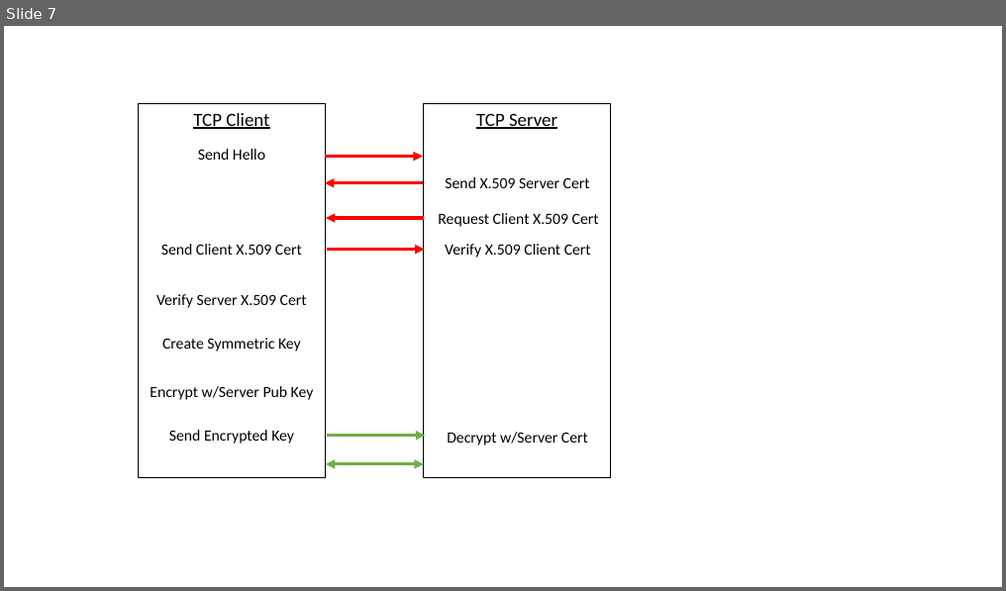
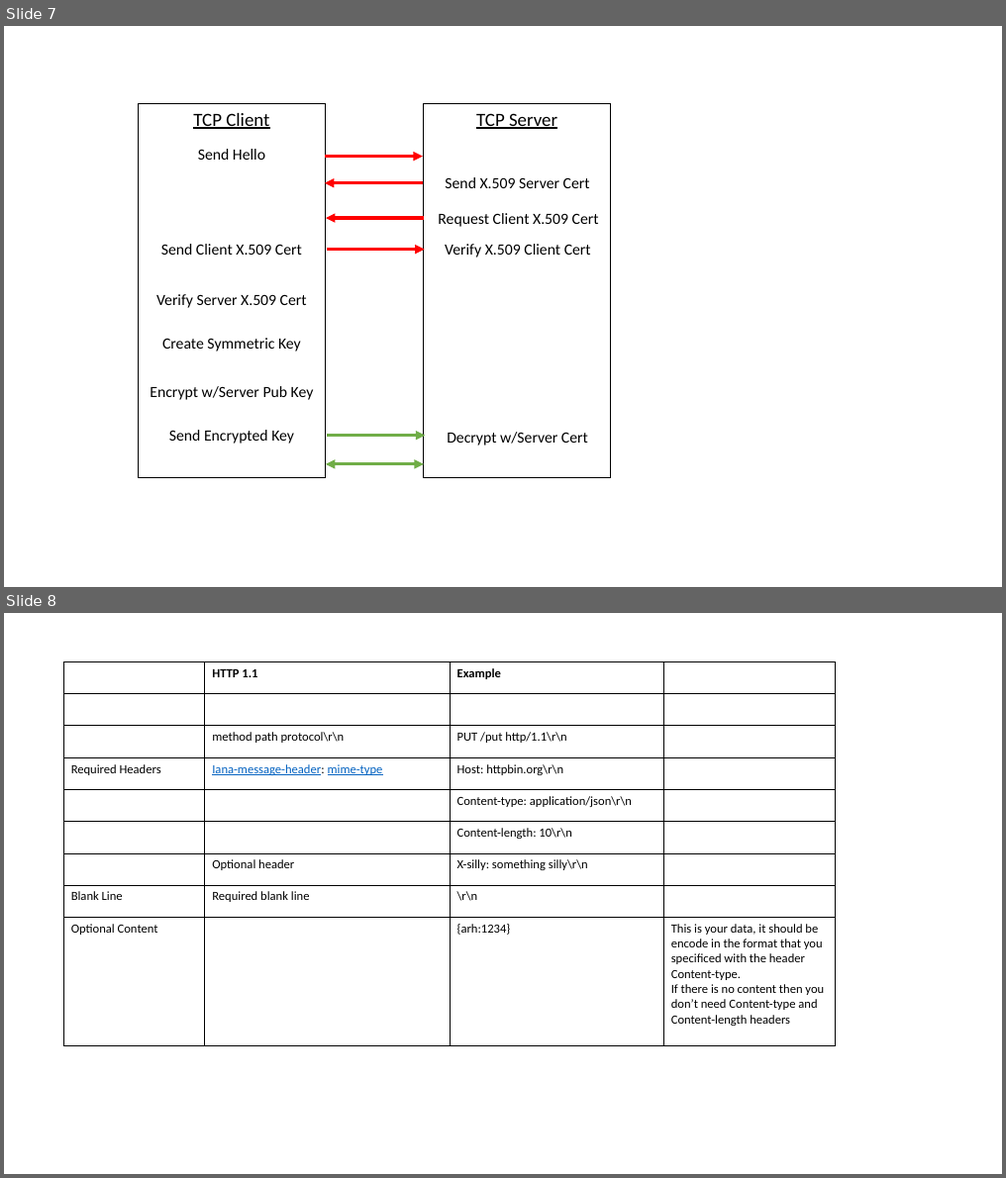
Before and after one commit to iotexpert/WW101, a slide deck: labmanual/misc/drawings.pptx. Shown one above the other, each under a label of ours: slide 7 before the commit, slides 7 and 8 after it. The pictures are 1006x591 and 1006x1178 pixels, drawn with LibreOffice and Linux fonts; fonts in the diff are those of the drawing. Boxes give left, top, right and bottom in pixels: in the first picture for what was removed or moved away, otherwise in the second. Text is boxed around its words. In the diff, an @@ line names an element or a change of style, - is before the commit and + after.

```diff
--- a/labmanual/misc/drawings.pptx
+++ b/labmanual/misc/drawings.pptx
@@ slide 8 added at box(4, 613, 1002, 1174), background #FFFFFF @@
@@ table added at box(63, 662, 837, 1045), 9 rows, 4 columns @@
+ | HTTP 1.1 | Example | 
+ |  |  | 
+ | method path protocol\r\n | PUT /put http/1.1\r\n | 
+Required Headers | Iana-message-header: mime-type | Host: httpbin.org\r\n | 
+ |  | Content-type: application/json\r\n | 
+ |  | Content-length: 10\r\n | 
+ | Optional header | X-silly: something silly\r\n | 
+Blank Line | Required blank line | \r\n | 
+Optional Content |  | {arh:1234} | This is your data, it should be encode in the format that you specificed with the header Content-type. / If there is no content then you don’t need Content-type and Content-length headers
```
Also in this commit, not shown: 1 other file.
